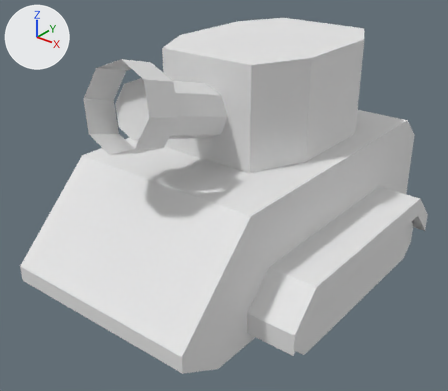
A saved change to the FBX model OX Tanks/Assets/Resources/Models/tanks/grenade_tank.fbx.
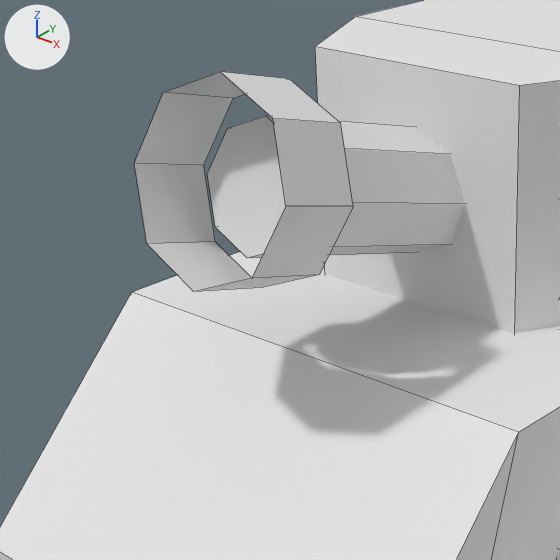
Each version is shown whole from a 50 mm lens placed at (7.04, -9.32, 7.28), pointed at (-0.04, -0.48, 1.8), then close up on the part from 6% to 60% of the width and 7% to 70% of the height. The lights are fixed; the arrows at upper left show +X, +Y and +Z. The close-ups show mesh edges as thin lines. Where no turn or scale is listed for an object, it has been applied to the vertices.

Names of what the first close-up shows: 'barrel', 'tank'.
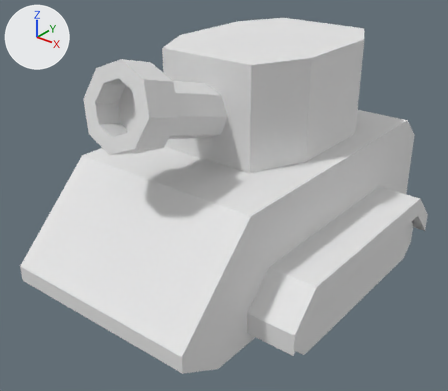
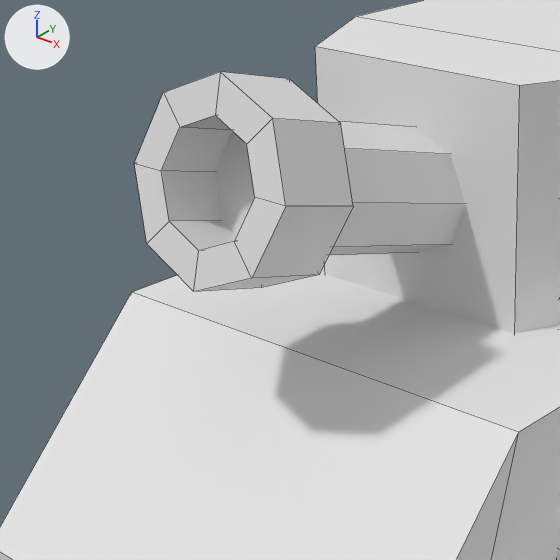
The change, as a list of edits to the scene's bpy script:
```text
Change me_cylinder:
    used by ob_barrel; location = (-0.004, -1.786, 3.929)
    remove me_cylinder.from_pydata(...)  # 32 vertices, 18 faces; spans x -0.72..0.76, y -1.62..1.1, z -0.74..1.12
    add me_cylinder.from_pydata(...)  # 64 vertices, 52 faces; spans x -0.72..0.76, y -1.62..1.1, z -0.74..1.12
    me_cylinder part 1
    8 vertices are added at x -0.43..0.48, y -1.55..-1.31, z -0.03..0.85
    8 new vertices lie (0.0, 0.63, -0.17) away from vertices in x -0.43..0.48, y -1.55..-1.31, z -0.03..0.85
    24 new faces join them
```

Pixel boxes (x1, y1, x2, y2) of what changed, in the close-ups (560 x 560 px):
part 1 of me_cylinder, added
    after: (134, 72, 351, 291)
